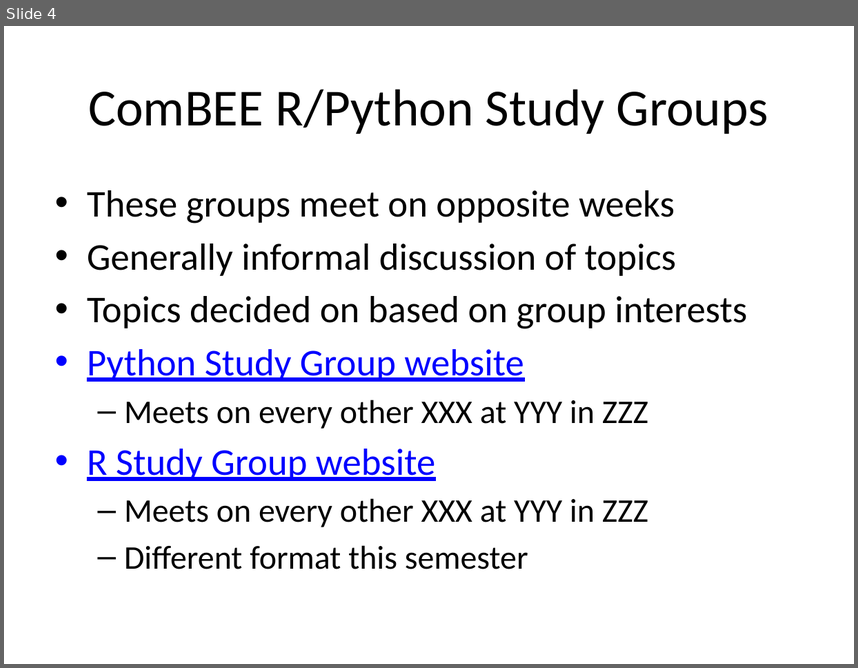
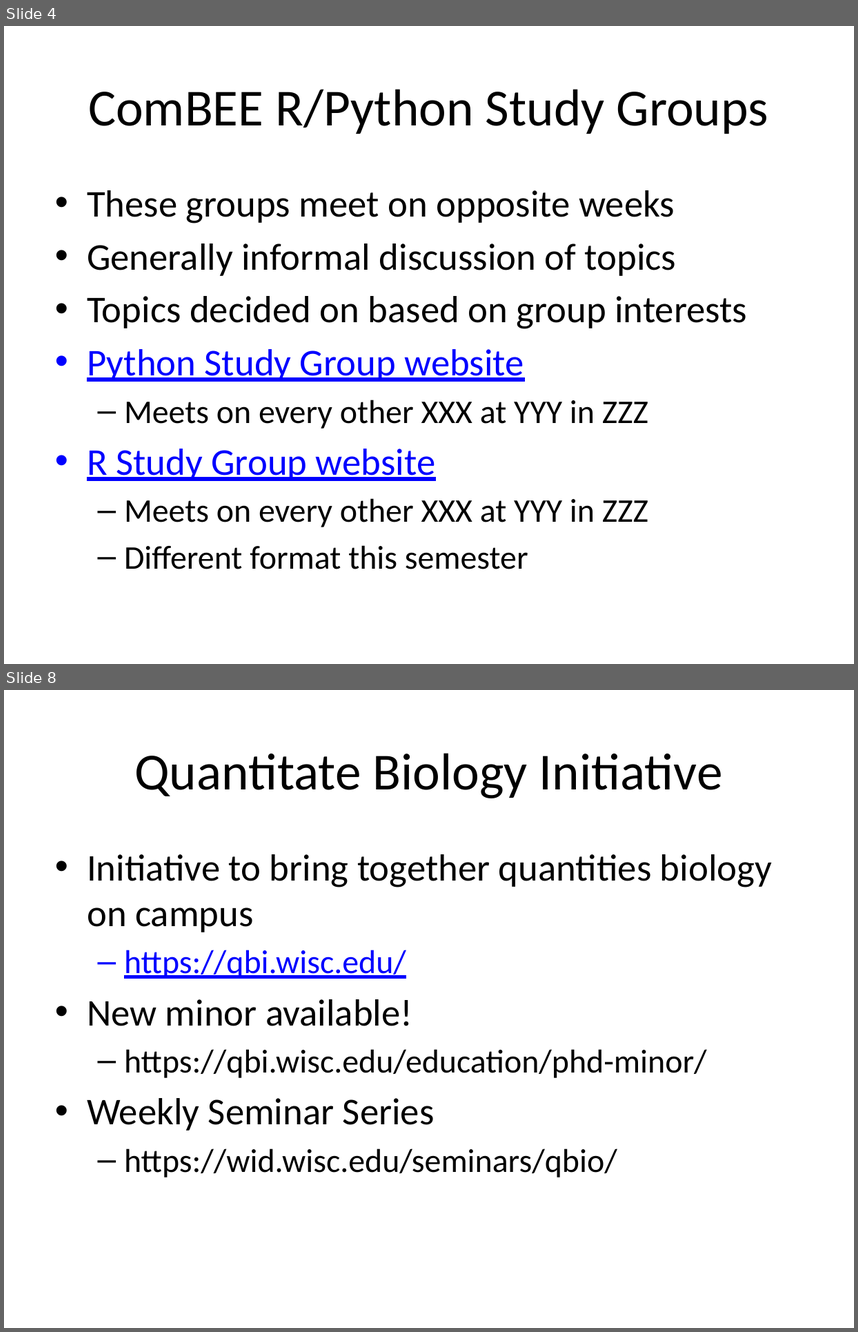
Before and after one commit to ComBEE-UW-Madison/presentations, a slide deck: info/20170830-MDTPorientation.pptx. Shown one above the other, each under a label of ours: slide 4 before the commit, slides 4 and 8 after it; the slides between them are not shown. The pictures are 858x668 and 858x1332 pixels, drawn with LibreOffice and Linux fonts; fonts in the diff are those of the drawing. Boxes give left, top, right and bottom in pixels: in the first picture for what was removed or moved away, otherwise in the second. Text is boxed around its words. In the diff, an @@ line names an element or a change of style, - is before the commit and + after.

```diff
--- a/info/20170830-MDTPorientation.pptx
+++ b/info/20170830-MDTPorientation.pptx
@@ slide 8 added at <box>4,690,854,1328</box>, background #FFFFFF @@
@@ title added at <box>134,753,723,798</box>, 44 pt, text #000000 @@
+Quantitate Biology Initiative
@@ text added at <box>87,854,772,1177</box>, 28 pt, text #000000 @@
+• Initiative to bring together quantities biology on campus
+  – https://qbi.wisc.edu/
+• New minor available!
+  – https://qbi.wisc.edu/education/phd-minor/
+• Weekly Seminar Series
+  – https://wid.wisc.edu/seminars/qbio/
```
Also in this commit, not shown: 4 other slides added, 1 other file.
